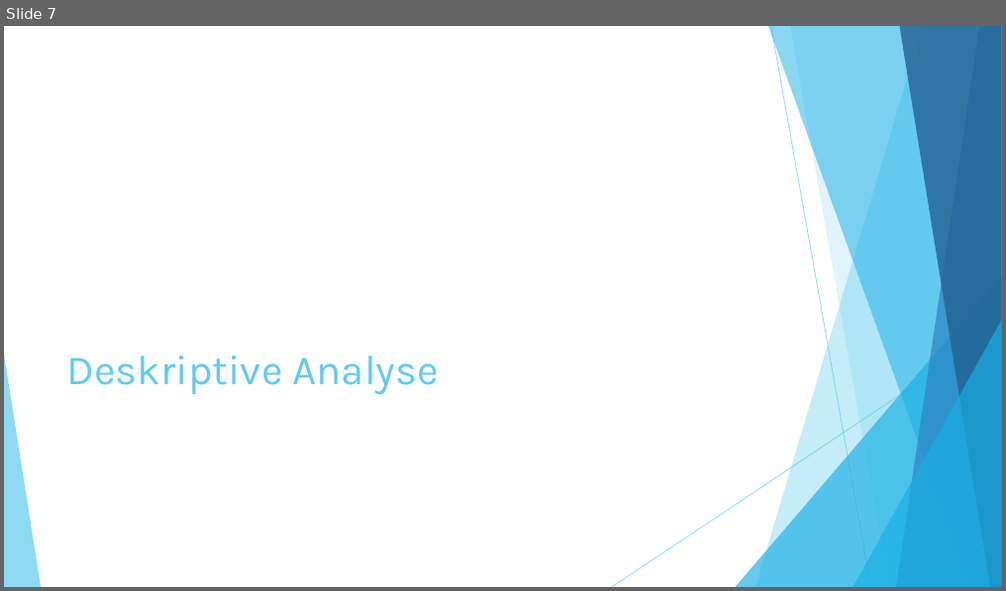
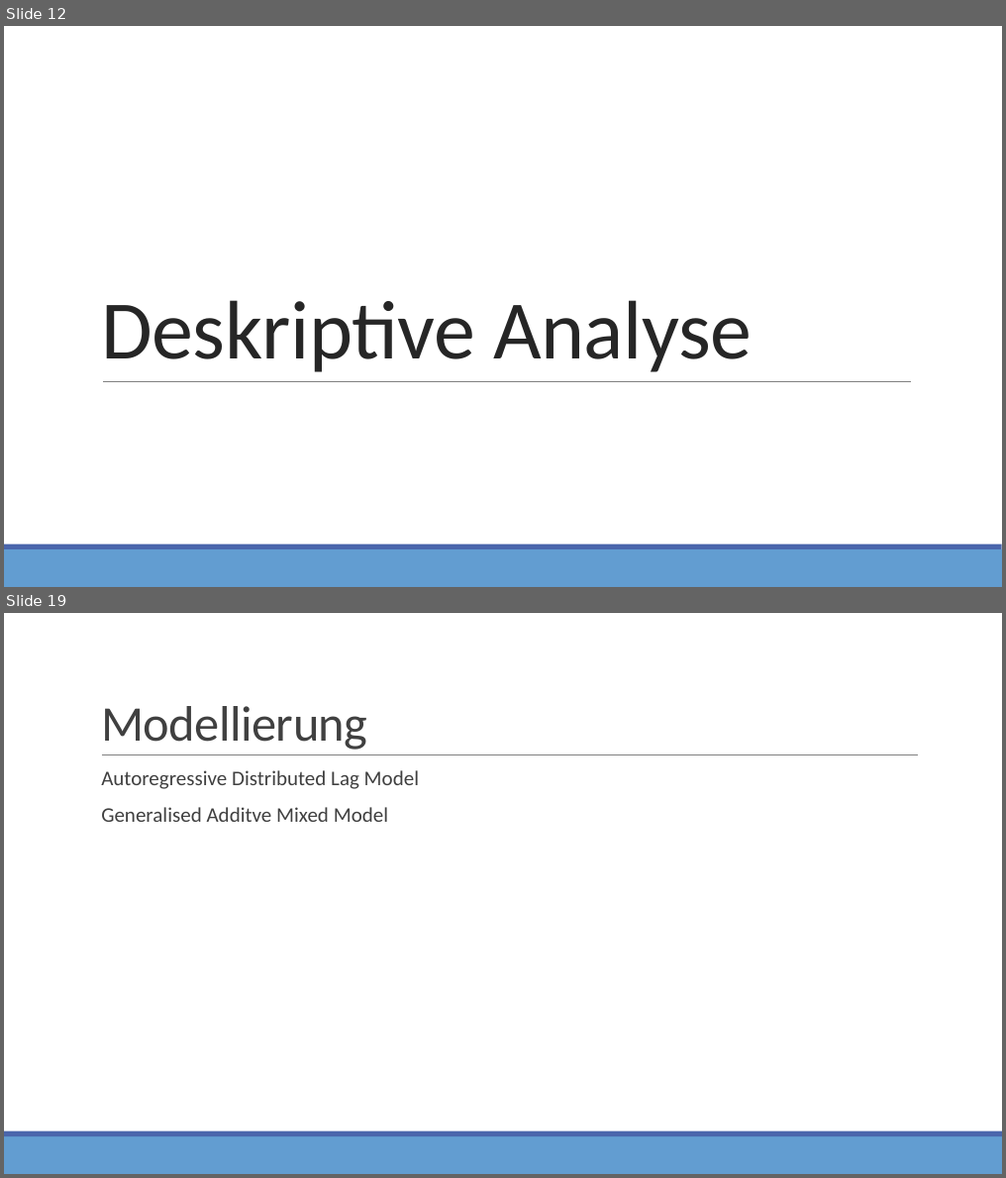
Before and after one commit to StatPrak-Droughts/Drought-Project, a slide deck: Zwischenpräsentation.pptx. Shown one above the other, each under a label of ours: slide 7 before the commit, slides 12 and 19 after it; the slides between them are not shown. The pictures are 1006x591 and 1006x1178 pixels, drawn with LibreOffice and Linux fonts; fonts in the diff are those of the drawing. Boxes give left, top, right and bottom in pixels: in the first picture for what was removed or moved away, otherwise in the second. Text is boxed around its words. In the diff, an @@ line names an element or a change of style, - is before the commit and + after.

```diff
--- a/Zwischenpräsentation.pptx
+++ b/Zwischenpräsentation.pptx
@@ slide 19 added at [4, 613, 1002, 1174], background #FFFFFF; not listed: 2 template elements that a slide beside it also shows @@
@@ title added at [101, 706, 367, 750], 48 pt, text #404040 @@
+Modellierung
@@ line added from (102, 756) to (918, 756), #808080 0.5 pt @@
@@ text added at [101, 770, 419, 822], 20 pt, text #404040 @@
+  Autoregressive Distributed Lag Model
+  Generalised Additve Mixed Model
@@ what was slide 7 is now slide 12 @@
@@ slide 12 changed as well @@
@@ title "Deskriptive Analyse": place and size @@
-title "Deskriptive Analyse" at [67, 356, 439, 395]
+title "Deskriptive Analyse" at [101, 300, 751, 372]
@@ title "Deskriptive Analyse" at [101, 300, 751, 372]: size 40 to 80 pt, font Karla to Calibri, text colour #5FCBEF to #262626, letter spacing 0 to -0.5 pt; line spacing 1 to 0.85 @@
@@ group removed at [4, 26, 1002, 587]: 5 freeform shapes, 3 triangles, 2 lines @@
@@ line added from (103, 381) to (912, 381), #808080 0.5 pt @@
@@ rectangle added at [4, 550, 1002, 587], fill #629DD1 @@
@@ rectangle added at [4, 545, 1002, 550], fill #4A66AC @@
```
Also in this commit, not shown: 11 other slides changed, 12 other slides added, 7 slides removed.
